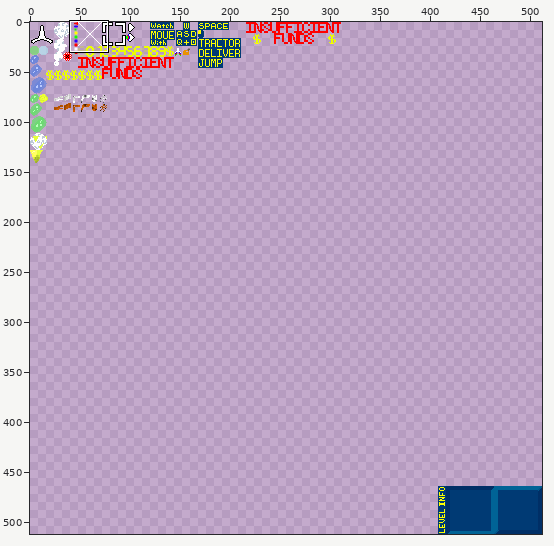
Sprite sheet: assets/Sprites.png. Above: a wide view before the commit, with the close-up outlined.
Close-up. First the earlier version:
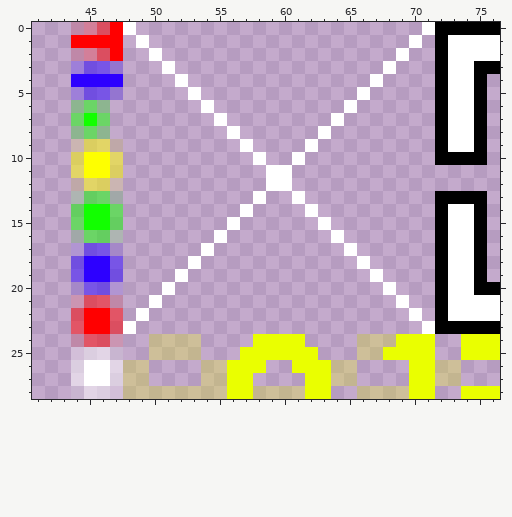
The file is 512x512 pixels. Colours within 5 levels of each other are drawn and written as one. Shown: x 41..76, y 0..28.
And afterwards:
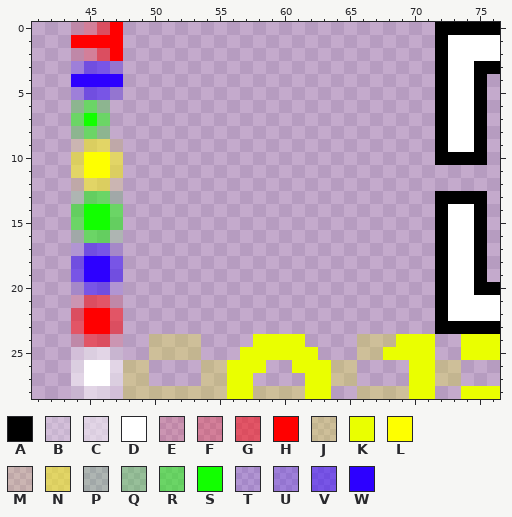
Palette (. is transparent): A #000000  B #ffffff40  C #ffffff80  D #ffffff  E #ff000020  F #ff000040  G #ff000080  H #ff0000  J #eaff0040  K #eaff00  L #feff00  M #ffff0020  N #ffff0080  P #12ff0020  Q #12ff0040  R #12ff0080  S #12ff00  T #2d00ff20  U #2d00ff40  V #2d00ff80  W #2d00ff
Diff:
Colour D is gone in row 0 at x 48 and 71; in row 1 at x 49 and 70; in row 2 at x 50 and 69; in row 3 at x 51 and 68; in row 4 at x 52 and 67; in row 5 at x 53 and 66.
Colour D is gone in row 6 at x 54 and 65; in row 7 at x 55 and 64; in row 8 at x 56 and 63; in row 9 at x 57 and 62; in row 10 at x 58 and 61; in rows 11 to 12 at x 59 to 60.
Colour D is gone in row 13 at x 58 and 61; in row 14 at x 57 and 62; in row 15 at x 56 and 63; in row 16 at x 55 and 64; in row 17 at x 54 and 65; in row 18 at x 53 and 66.
Colour D is gone in row 19 at x 52 and 67; in row 20 at x 51 and 68; in row 21 at x 50 and 69; in row 22 at x 49 and 70; in row 23 at x 48 and 71.
